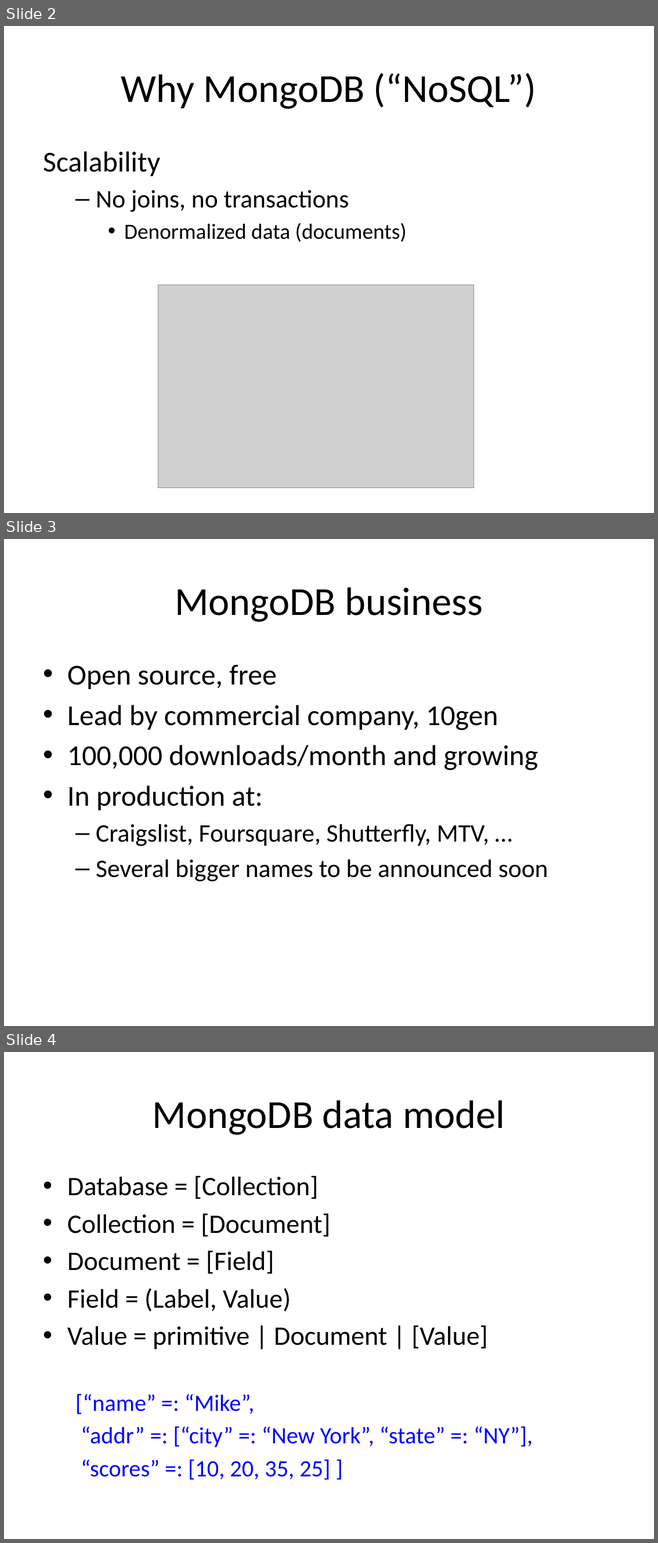
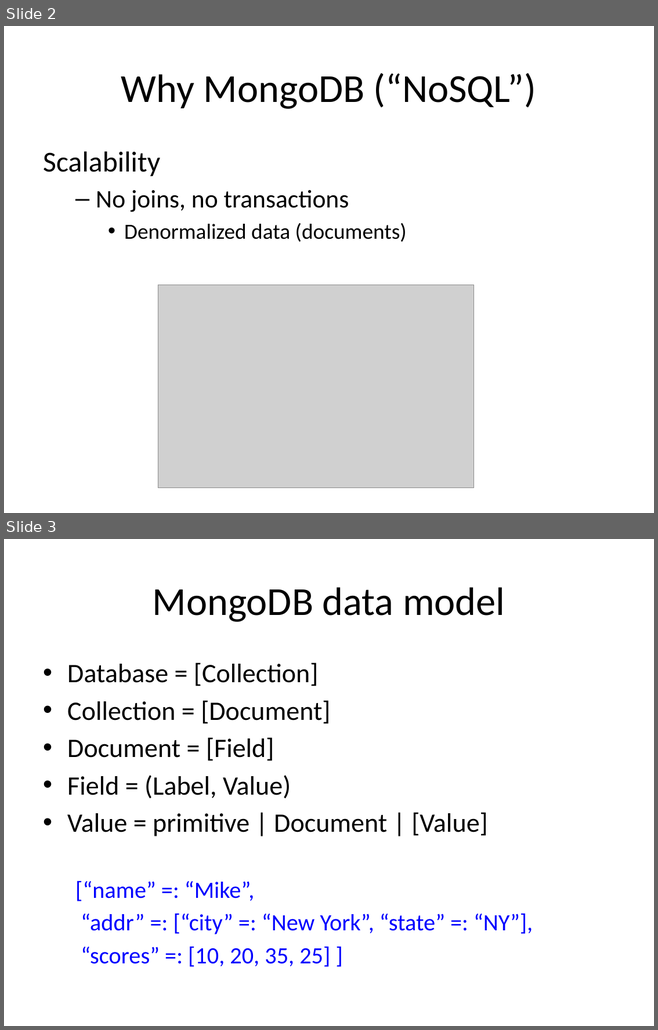
Before and after one commit to mongodb-haskell/mongodb, a slide deck: doc/MongoDBIntro.pptx. Shown one above the other, each under a label of ours: slides 2, 3 and 4 before the commit, slides 2 and 3 after it. The pictures are 658x1543 and 658x1030 pixels, drawn with LibreOffice and Linux fonts; fonts in the diff are those of the drawing; grey boxes stand for pictures. Boxes give left, top, right and bottom in pixels: in the first picture for what was removed or moved away, otherwise in the second. Text is boxed around its words. In the diff, an @@ line names an element or a change of style, - is before the commit and + after.

```diff
--- a/doc/MongoDBIntro.pptx
+++ b/doc/MongoDBIntro.pptx
@@ slide 3 removed at [4,539,654,1026], background #FFFFFF @@
@@ title removed at [175,587,482,622] @@
-MongoDB business
@@ text removed at [67,665,548,882] @@
-• Open source, free
-• Lead by commercial company, 10gen
-• 100,000 downloads/month and growing
-• In production at:
-  – Craigslist, Foursquare, Shutterfly, MTV, …
-  – Several bigger names to be announced soon
@@ what was slide 4 is now slide 3 @@
```
Also in this commit, not shown: 1 slide changed, 1 slide added, 2 other files.
